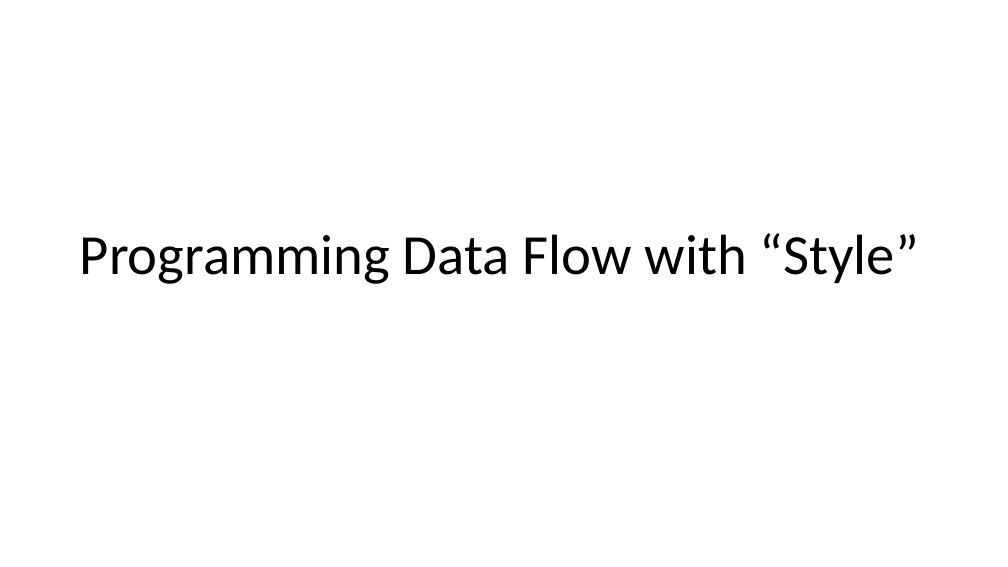
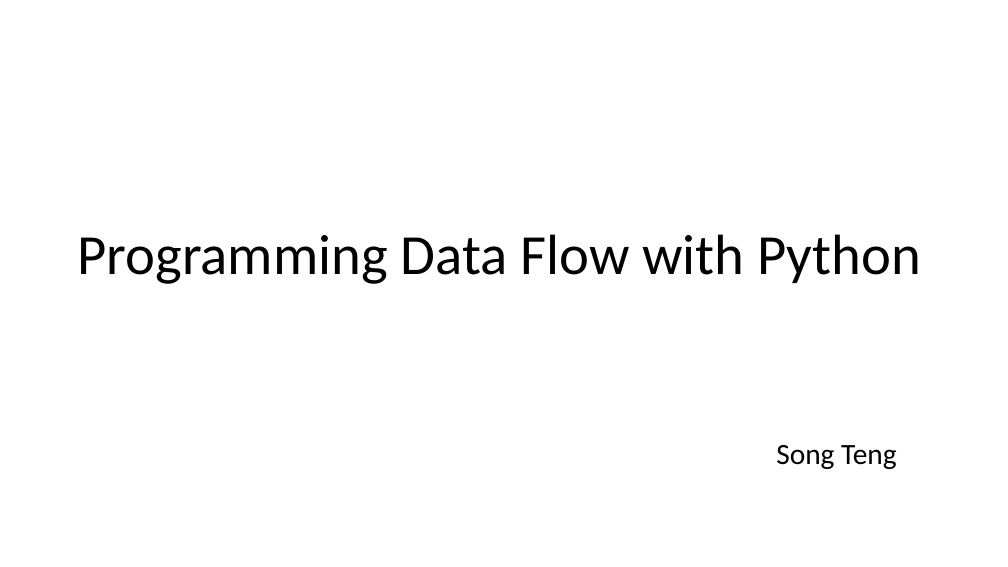
Before and after one commit to tengso/pyflow, a slide deck: slide 1 of flow/pyflow.ppt. Drawn at 1008x567 pixels with LibreOffice and Linux fonts; fonts in the diff are those of the drawing. Boxes give left, top, right and bottom in pixels: in the first picture for what was removed or moved away, otherwise in the second. Text is boxed around its words. In the diff, an @@ line names an element or a change of style, - is before the commit and + after.

```diff
--- a/flow/pyflow.ppt
+++ b/flow/pyflow.ppt
@@ title at bbox=[78, 234, 921, 284]: text changed @@
-Programming Data Flow with “Style”
+Programming Data Flow with Python
@@ text added at bbox=[776, 445, 897, 469], 28 pt, text #000000 @@
+Song Teng
```
Also in this commit, not shown: 8 other slides changed, 1 slide added, 1 slide removed, 1 other file.
